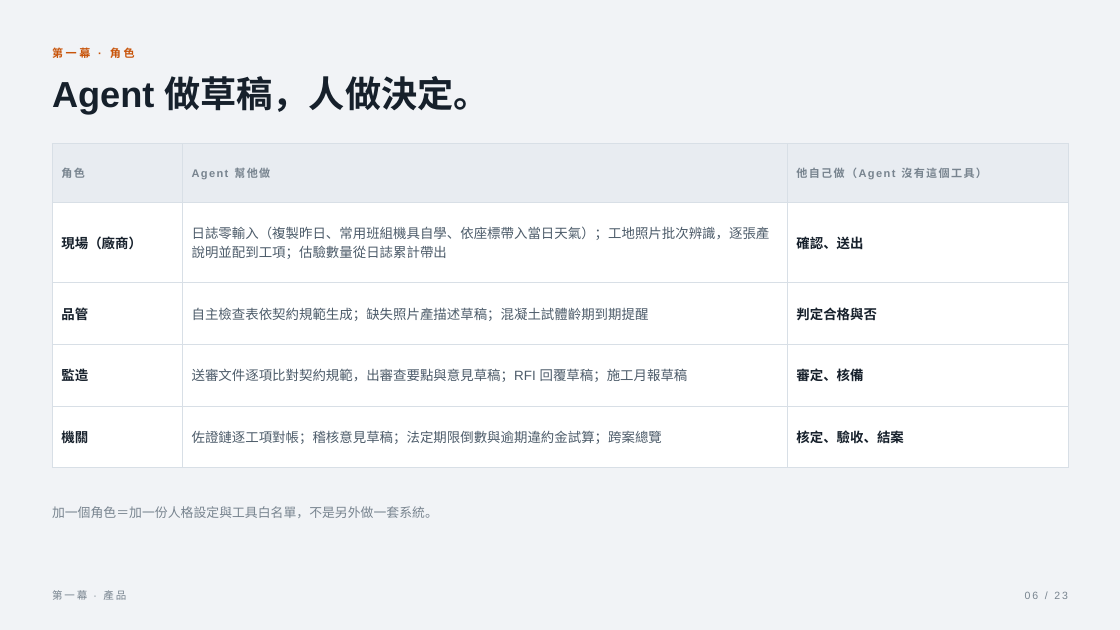
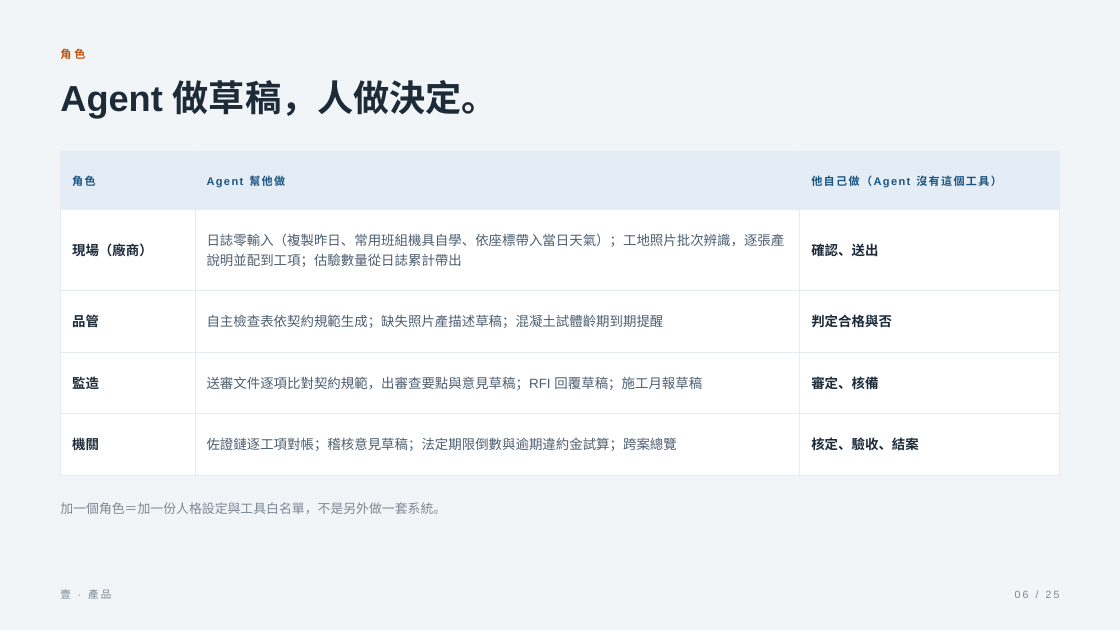
Before and after one commit to ryanxxhuang/PMIS, a slide deck: slide 6 of docs/pitch/組長簡報-產品資安與簽辦-2026-08-12.pptx. Drawn at 1120x630 pixels with LibreOffice and Linux fonts; fonts in the diff are those of the drawing. Boxes give left, top, right and bottom in pixels: in the first picture for what was removed or moved away, otherwise in the second. Text is boxed around its words. In the diff, an @@ line names an element or a change of style, - is before the commit and + after.

```diff
--- a/docs/pitch/組長簡報-產品資安與簽辦-2026-08-12.pptx
+++ b/docs/pitch/組長簡報-產品資安與簽辦-2026-08-12.pptx
@@ background #F1F3F6 to #F2F5F8 @@
@@ text at <box>60,48,85,59</box>: text changed; text colour #C8540A to #C05209 @@
-第一幕 · 角色
+角色
@@ text "Agent 做草稿，人做決定。": place and size @@
-text "Agent 做草稿，人做決定。" at <box>52,76,489,114</box>
+text "Agent 做草稿，人做決定。" at <box>60,80,498,118</box>
@@ text "Agent 做草稿，人做決定。" at <box>60,80,498,118</box>: text colour #16202B to #1D2B39 @@
@@ table at <box>60,151,1060,457</box> @@
@@ fill #E8ECF1 to #E4EDF5 in row 1 @@
@@ text colour #78848F to #1B5480 in "角色", "Agent 幫他做", "他自己做（Agent 沒有這個工具）" @@
@@ text colour #16202B to #1D2B39 in "現場（廠商）", "確認、送出", "品管", "判定合格與否" and 4 more places @@
@@ text colour #4D5C6A to #4E5F70 in "日誌零輸入（複製昨日、常用班組機具自學、依座標帶入當日天氣）；工地照片批次辨識，逐張產說明並配到工項；估驗數量從日誌累計 ...", "自主檢查表依契約規範生成；缺失照片產描述草稿；混凝土試體齡期到期提醒", "送審文件逐項比對契約規範，出審查要點與意見草稿；RFI 回覆草稿；施工月報草稿", "佐證鏈逐工項對帳；稽核意見草稿；法定期限倒數與逾期違約金試算；跨案總覽" @@
@@ borders changed @@
@@ table: place and size @@
-table at <box>52,144,1068,450</box>
+table at <box>60,151,1060,457</box>
@@ text "加一個角色＝加一份人格設定與工具白名單，不是另外做一套系統。": place and size @@
-text "加一個角色＝加一份人格設定與工具白名單，不是另外做一套系統。" at <box>52,506,438,518</box>
+text "加一個角色＝加一份人格設定與工具白名單，不是另外做一套系統。" at <box>60,502,446,514</box>
@@ text "加一個角色＝加一份人格設定與工具白名單，不是另外做一套系統。" at <box>60,502,446,514</box>: text colour #78848F to #7A8794 @@
@@ text at <box>60,589,111,599</box>: text changed; text colour #78848F to #7A8794 @@
-第一幕 · 產品
+壹 · 產品
@@ text at <box>1015,591,1060,598</box>: text changed; text colour #78848F to #7A8794 @@
-06 / 23
+06 / 25
```
Also in this commit, not shown: 19 other slides changed, 5 slides added, 3 slides removed, 5 other files.
